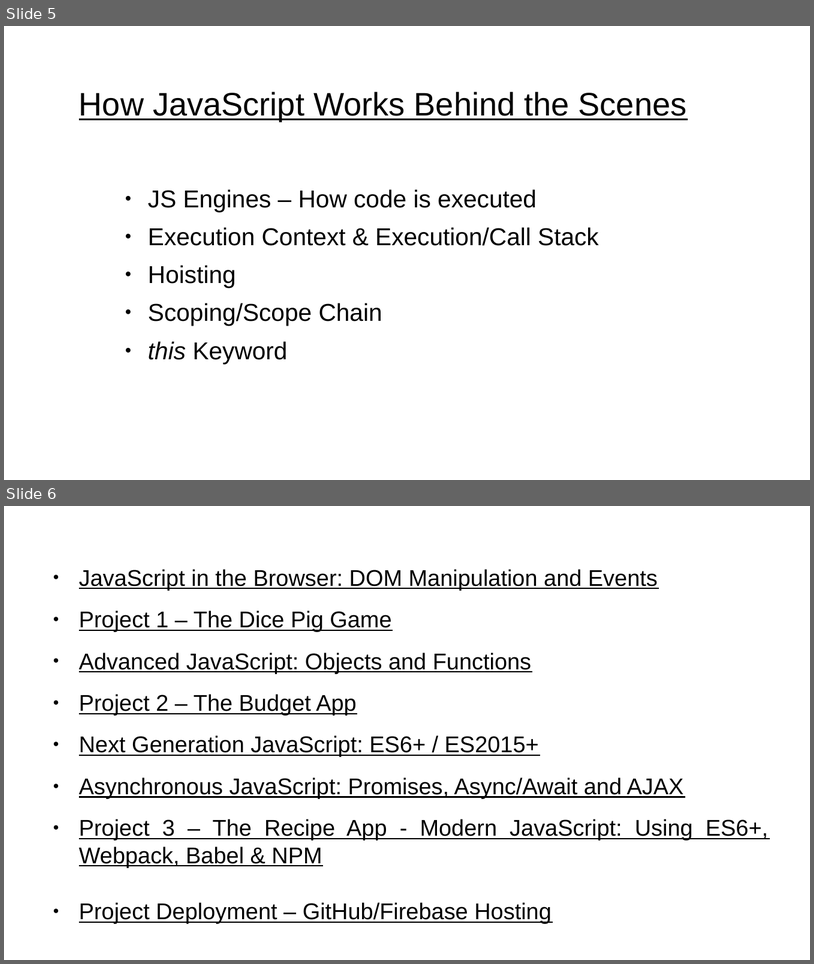
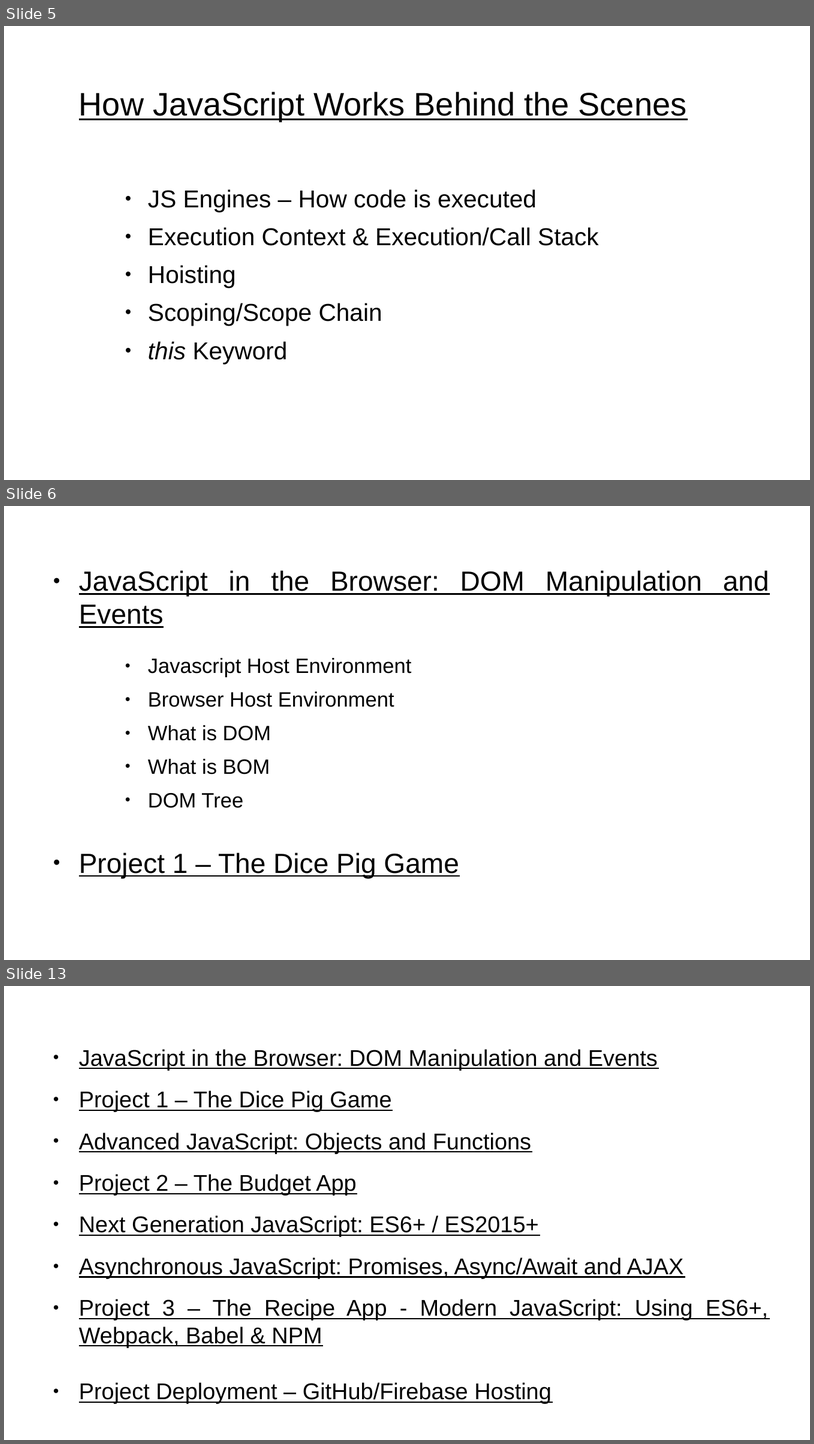
Before and after one commit to rajeshchauhan23102008/documents, a slide deck: src/courses/javascript/Javascript - No Theme.odp. Shown one above the other, each under a label of ours: slides 5 and 6 before the commit, slides 5, 6 and 13 after it; the slides between them are not shown. The pictures are 814x964 and 814x1444 pixels, drawn with LibreOffice and Linux fonts; fonts in the diff are those of the drawing. Boxes give left, top, right and bottom in pixels: in the first picture for what was removed or moved away, otherwise in the second. Text is boxed around its words. In the diff, an @@ line names an element or a change of style, - is before the commit and + after.

```diff
--- a/src/courses/javascript/Javascript - No Theme.odp
+++ b/src/courses/javascript/Javascript - No Theme.odp
@@ slide 6 added at bbox=[4, 506, 810, 960], background #FFFFFF @@
@@ text added at bbox=[79, 570, 770, 877], 20.4 pt, text #000000 @@
+● JavaScript in the Browser: DOM Manipulation and Events
+    ● Javascript Host Environment
+    ● Browser Host Environment
+    ● What is DOM
+    ● What is BOM
+    ● DOM Tree
+● Project 1 – The Dice Pig Game
@@ what was slide 6 is now slide 13 @@
```
Also in this commit, not shown: 6 other slides added, 4 other files.
